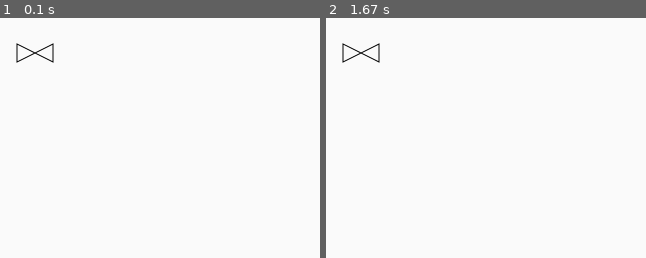
Above: before the commit, frames 1-2 (left to right).
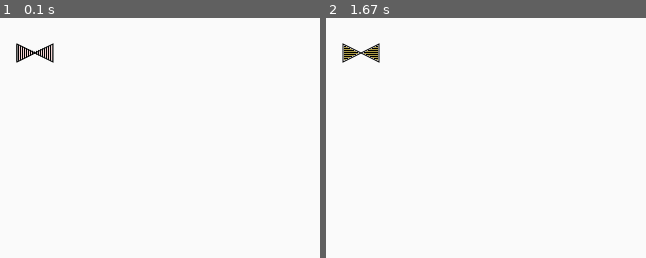
Above: after the commit, the same moments.

Repository: DMOC-Cyber/PyGame_HMI
Game: pygame game, started from HMI_test/simple_test.py
Two runs of this game, one before a commit and one after it. Both use one fixed random seed, a clock stepped at 60 frames per second and the inputs below.
Inputs (mouse positions are % of the whole screen's width and height, from its top left):
- Up to frame 1 (0.1 s): no input
- Up to frame 2 (1.67 s): click (50, 50) at 0.38 s
The pictures show only the part of the screen within x 0-50%, y 0-50%; the shares and areas given below are measured in that part.

The runs differ from the first frame. In frame 1, 0.4% of the frame differs, in the area x 5-17%, y 10-19%; in frame 2, 0.3%.

Commit message:
Added new icons for open/closed valves Set default valve to close Initial toggle for valve position set

Diff:
--- a/HMI_test/simple_test.py
+++ b/HMI_test/simple_test.py
@@ -8,15 +8,14 @@
 main_dir = Path(".")
 main_dir = main_dir.resolve()  # Convert to absolute path
 data_dir = Path(PurePath(main_dir).joinpath("data"))
-data_dir = data_dir.resolve()
+data_dir = data_dir.resolve()  # Convert to absolute path
 
 
 def load_image(name, color_key=None):
-    """Load named image"""
+    """Load named image. Assumes image is in 'data' directory."""
     full_name = Path(PurePath(data_dir).joinpath(name))
     try:
-        # image = pygame.image.load(full_name.resolve())
-        image = pygame.image.load("HMI_test/data/Valve.svg")
+        image = pygame.image.load(full_name.resolve())
     except pygame.error:
         print(f"Cannot load image {image}")
         raise SystemExit(str(pygame.get_error()))
@@ -30,16 +29,22 @@
 
 class Valve(pygame.sprite.Sprite):
     """Generate valve symbol"""
-    def __init__(self, *groups):
+    def __init__(self, position, *groups):
         super().__init__(*groups)
-        # self.image = load_image("Valve.svg")
-        self.image = pygame.image.load("/home/codyjackson/PycharmProjects/PyGame-HMI/HMI_test/data/Valve.png")
+        self.image = pygame.image.load(str(data_dir) + "/Valve.png")
         self.rect = self.image.get_rect()
         self.area = screen.get_rect()
-        # self.rect.topleft = 300, 200
+        self.position = position
+        self.change_position(self.position)
 
-    def change_position(self):
-        pass
+    def change_position(self, position):
+        """Fully open or close a valve"""
+        if position is True:
+            self.image = pygame.image.load(str(data_dir) + "/open_valve.png")
+        elif position is False:
+            self.image = pygame.image.load(str(data_dir) + "/close_valve.png")
+        else:
+            raise ValueError("Invalid position provided")
 
 
 if __name__ == "__main__":
@@ -53,7 +58,7 @@
     screen.blit(background, (0, 0))
     pygame.display.flip()
 
-    valve = Valve()
+    valve = Valve(False)
     all_sprites = pygame.sprite.RenderPlain(valve)
 
     run = True
@@ -63,6 +68,11 @@
                 run = False
             elif event.type == KEYDOWN and event.key == K_ESCAPE:
                 run = False
+            elif event.type == MOUSEBUTTONDOWN:
+                if valve.position is False:
+                    valve.change_position(True)
+                elif valve.position is True:
+                    valve.change_position(False)
 
         all_sprites.update()
 
Not shown, removed: HMI_test/data/Valve.svg
Binary file added: HMI_test/data/close_valve.png
Binary file added: HMI_test/data/open_valve.png
Not shown, added: HMI_test/data/GIMP_files/close_valve.xcf
Not shown, added: HMI_test/data/GIMP_files/open_valve.xcf
